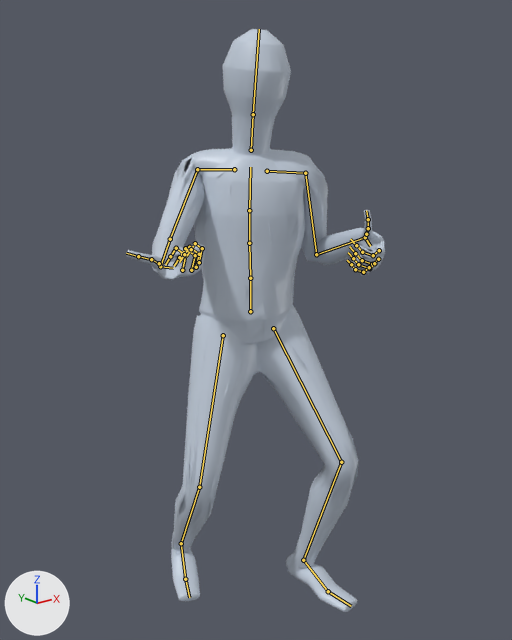
Two versions of the glTF model app/assets/anims/Base/dagger_attack_2.glb, one commit apart.
Rendered twice from a 50 mm lens placed at (-1.231, -1.579, 1.514), pointed at (-0.059, -0.114, 0.928). Arrows for +X, +Y and +Z are at lower left; the lights stay in place. The first picture is the older version. Both versions are drawn at frame 11 of the action 'Animation'; the numbers are the values there. The bones that change, and the others that lie on the model, are drawn over the model as lines.

Names of what the first picture shows: 'Body_human_male'.
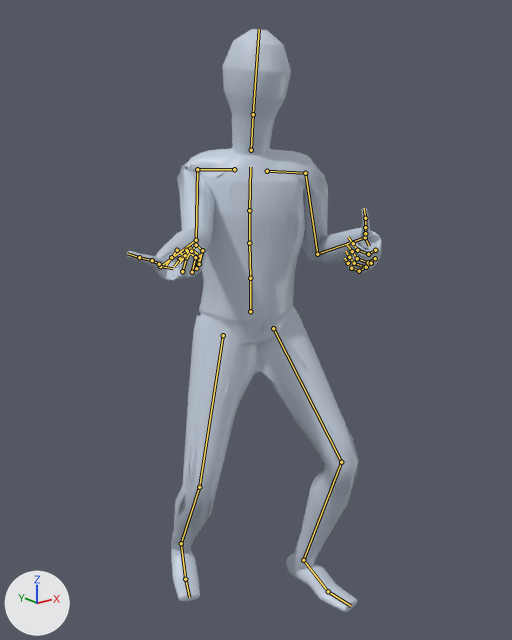
Changed parts and their boxes (x1, y1, x2, y2) in the pictures (512 x 640 px):
'Body_human_male', posed
    before: (126, 29, 385, 612)
    after: (127, 29, 382, 612)
bone 'mixamorig:LeftHand', root to tip
    before: (365, 237) to (370, 246)
    after: (365, 237) to (369, 246)
bone 'mixamorig:RightArm', root to tip
    before: (197, 169) to (170, 239)
    after: (197, 169) to (196, 240)

What the commit changed:
Bone 'mixamorig:LeftHand' (bone_mixamorig_lefthand) turns from (-24, -21, 50) to (-30, -22, 50) degrees about its own x, y and z.
Bone 'mixamorig:RightArm' (bone_mixamorig_rightarm) turns from (-48, 53, 41) to (-130, 54, -38) degrees about its own x, y and z.
Bone 'mixamorig:RightHand' (bone_mixamorig_righthand) turns from (52, 145, 66) to (-72, 27, -84) degrees about its own x, y and z.
